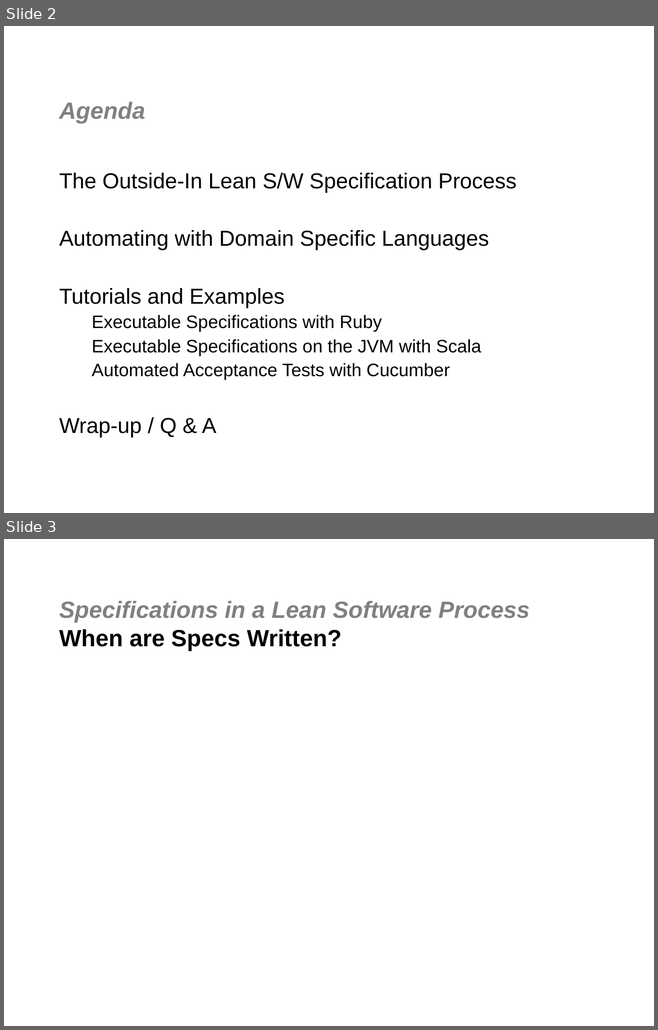
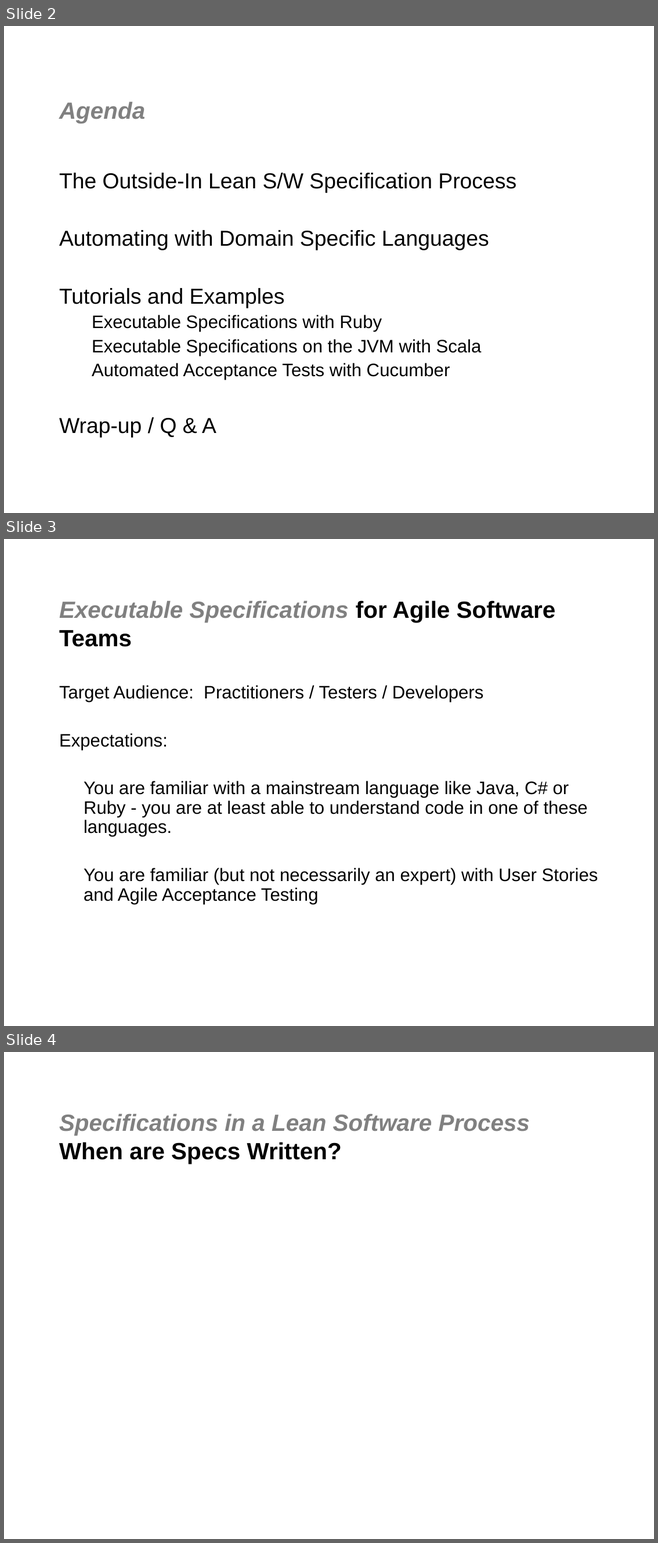
Before and after one commit to jgoodsen/agile2010, a slide deck: 01-intro.ppt. Shown one above the other, each under a label of ours: slides 2 and 3 before the commit, slides 2, 3 and 4 after it. The pictures are 658x1030 and 658x1543 pixels, drawn with LibreOffice and Linux fonts; fonts in the diff are those of the drawing; background and template pictures are left out. Boxes give left, top, right and bottom in pixels: in the first picture for what was removed or moved away, otherwise in the second. Text is boxed around its words. In the diff, an @@ line names an element or a change of style, - is before the commit and + after.

```diff
--- a/01-intro.ppt
+++ b/01-intro.ppt
@@ slide 3 added at [4,539,654,1026], background #FFFFFF @@
@@ title added at [59,600,556,647], 26 pt, text #808080, bold, italic @@
+Executable Specifications for Agile Software Teams
@@ text added at [59,685,598,904], 20 pt, text #000000 @@
+Target Audience: Practitioners / Testers / Developers
+Expectations:
+You are familiar with a mainstream language like Java, C# or Ruby - you are at least able to understand code in one of these languages.
+You are familiar (but not necessarily an expert) with User Stories and Agile Acceptance Testing
@@ what was slide 3 is now slide 4 @@
```
Also in this commit, not shown: 3 other files.
